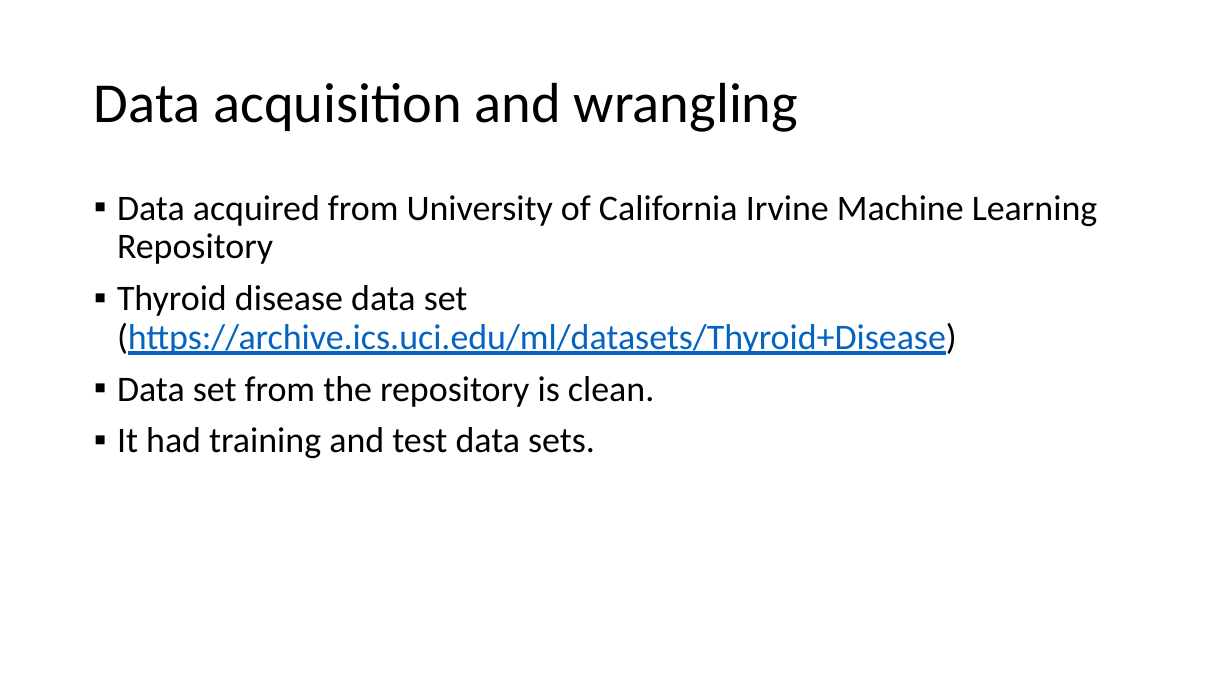
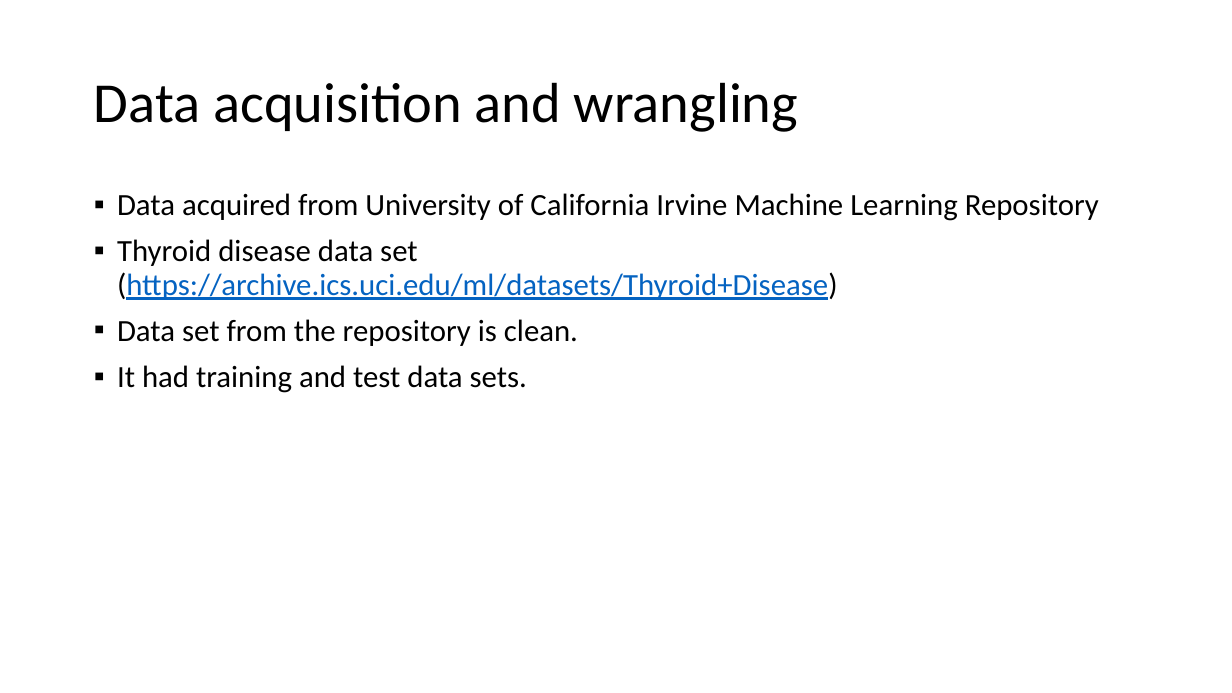
Before and after one commit to rahul7a/thyroid-classification, a slide deck: slide 3 of Reports/Classifying thyroid disease.pptx (slide 5 before the commit). Drawn at 1232x693 pixels with LibreOffice and Linux fonts; fonts in the diff are those of the drawing. Boxes give left, top, right and bottom in pixels: in the first picture for what was removed or moved away, otherwise in the second. Text is boxed around its words. In the diff, an @@ line names an element or a change of style, - is before the commit and + after.

```diff
--- a/Reports/Classifying thyroid disease.pptx
+++ b/Reports/Classifying thyroid disease.pptx
@@ text "Data acquired from University of ..." at (117,193,1099,393): size 28 to 24 pt @@
```
Also in this commit, not shown: 12 other slides changed, 2 slides added, 5 slides removed.
